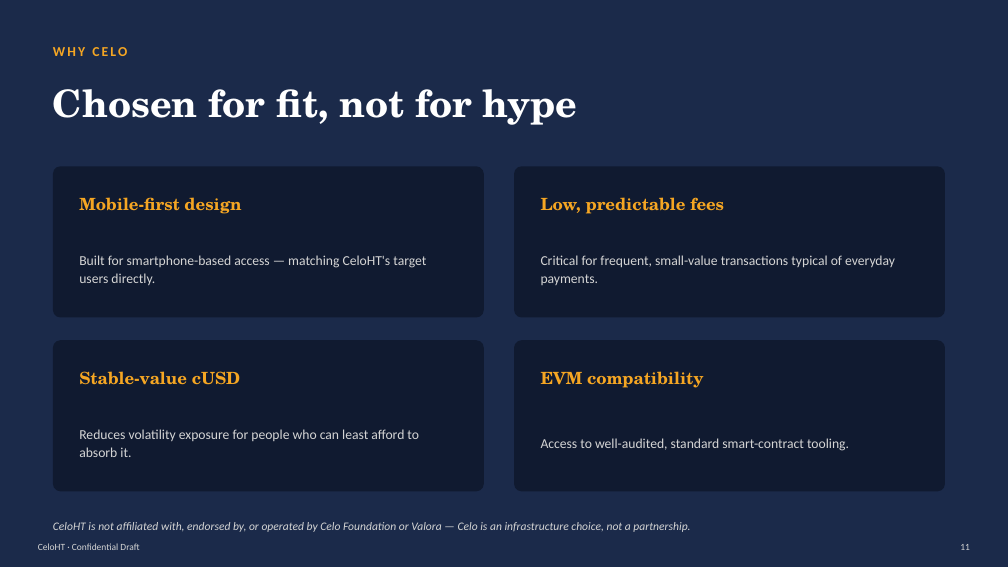
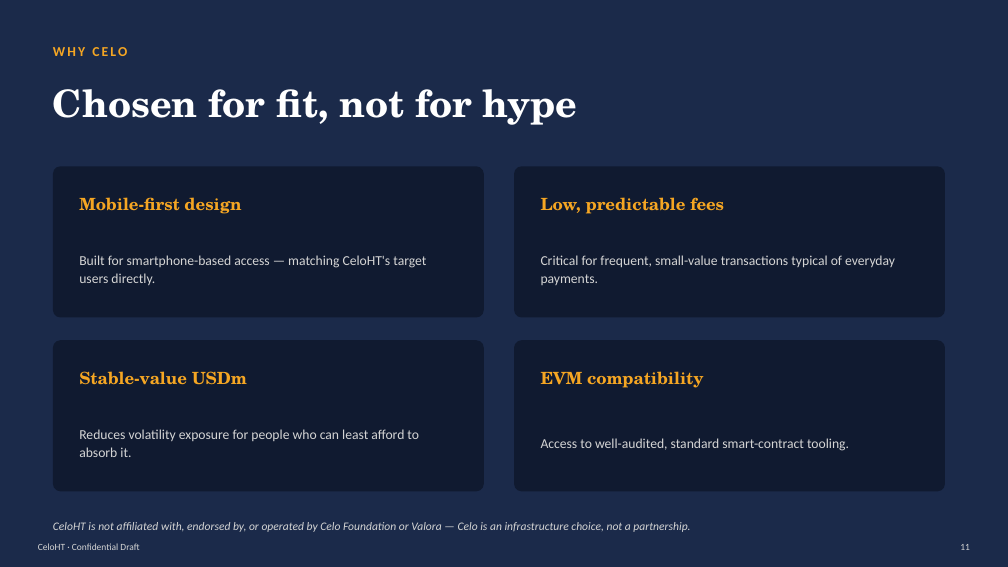
Before and after one commit to Celo-HaiTi/celoht-docs, a slide deck: slide 11 of CeloHT-Investor-Deck.pptx. Drawn at 1008x567 pixels with LibreOffice and Linux fonts; fonts in the diff are those of the drawing. Boxes give left, top, right and bottom in pixels: in the first picture for what was removed or moved away, otherwise in the second. Text is boxed around its words. In the diff, an @@ line names an element or a change of style, - is before the commit and + after.

```diff
--- a/CeloHT-Investor-Deck.pptx
+++ b/CeloHT-Investor-Deck.pptx
@@ text at box(79, 371, 247, 385): text changed @@
-Stable-value cUSD
+Stable-value USDm
```
Also in this commit, not shown: 5 other slides changed, 4 other files.
